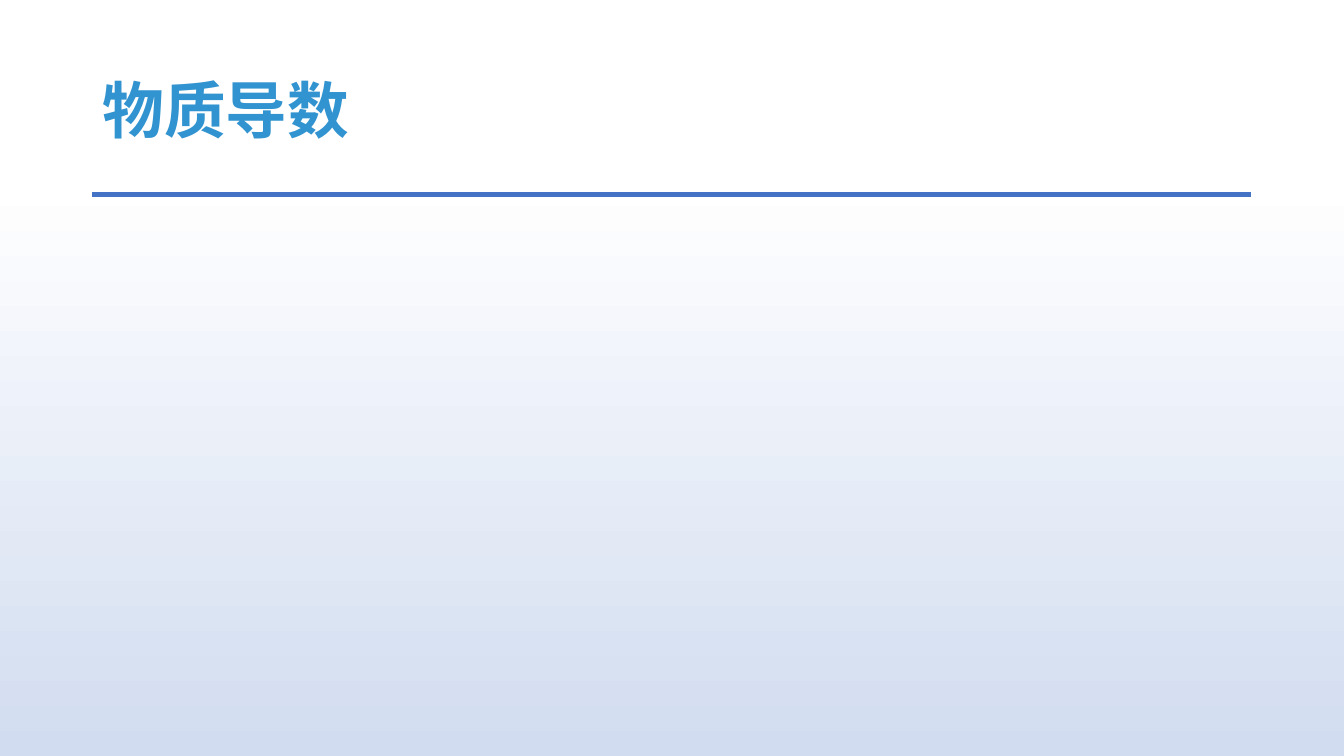
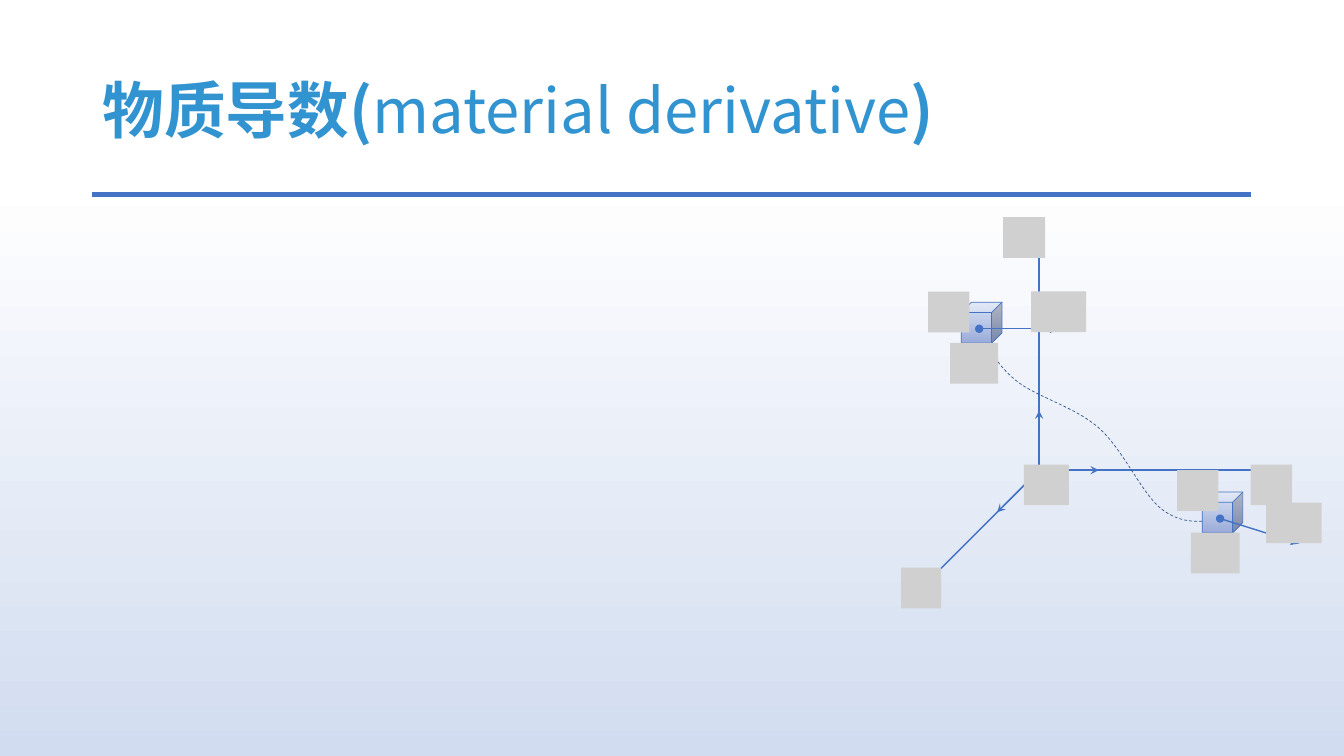
Before and after one commit to answerear/UnityFluid, a slide deck: slide 10 of doc/流体模拟入门分享.pptx. Drawn at 1344x756 pixels with LibreOffice and Linux fonts; fonts in the diff are those of the drawing; grey boxes stand for pictures. Boxes give left, top, right and bottom in pixels: in the first picture for what was removed or moved away, otherwise in the second. Text is boxed around its words. In the diff, an @@ line names an element or a change of style, - is before the commit and + after.

```diff
--- a/doc/流体模拟入门分享.pptx
+++ b/doc/流体模拟入门分享.pptx
@@ title at (102, 80, 934, 146): text changed; bold off @@
-物质导数
+物质导数(material derivative)
@@ picture added at (1003, 218, 1046, 258) @@
@@ arrow added from (1040, 470) to (1040, 232), #4472C4 1 pt @@
@@ group added at (929, 291, 1086, 383): 3 pictures, 1 cube, 1 double arrow @@
@@ freeform shape added at (978, 328, 1221, 522), outline #325491 0.5 pt dashed @@
@@ arrow added from (1040, 470) to (1040, 410), #4472C4 1 pt @@
@@ arrow added from (1040, 470) to (928, 583), #4472C4 1 pt @@
@@ arrow added from (1040, 470) to (997, 512), #4472C4 1 pt @@
@@ picture added at (1024, 465, 1070, 505) @@
@@ arrow added from (1040, 470) to (1277, 470), #4472C4 1 pt @@
@@ arrow added from (1040, 470) to (1099, 470), #4472C4 1 pt @@
@@ group added at (1178, 470, 1322, 574): 3 pictures, 1 cube, 1 double arrow @@
@@ picture added at (1251, 465, 1293, 505) @@
@@ picture added at (901, 568, 942, 608) @@
```
Also in this commit, not shown: 2 other slides changed, 10 slides added, 1 slide removed.
